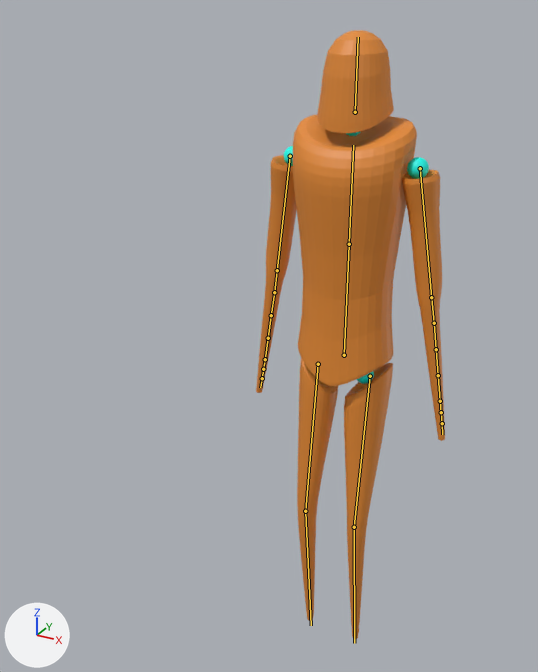
The Blender file demo_game/Character.blend as it was, and as the next commit left it.
Both versions are drawn from a 50 mm camera at (3.11, -7.52, 8.11) aimed at (-0.43, -1.08, 4.89). Every picture has the same lights, and +X, +Y and +Z are marked at lower left. Both versions are drawn at frame 1 of the action 'Telekinesis_animation'; the numbers are the values there. The bones that bend it are drawn over the model as lines.

In view in the first picture: 'Corpo_mesh'.
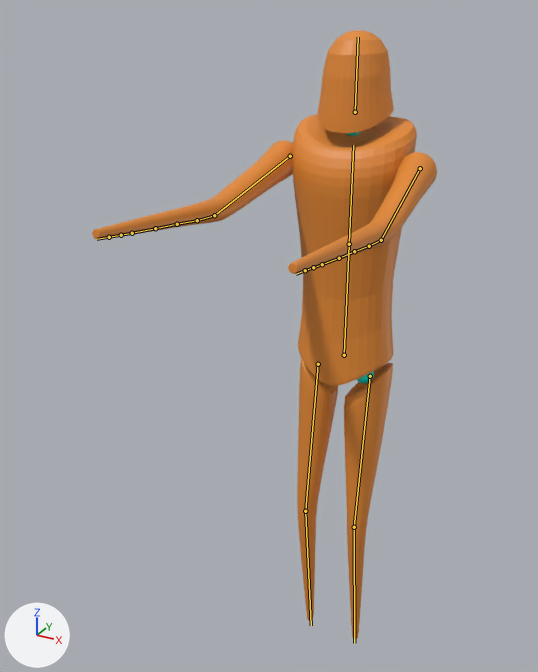
Commit message: Animazione Telekinesis (74 frame)

Changed parts and their boxes (x1, y1, x2, y2) in the pictures (538 x 672 px):
'Corpo_mesh', posed (82% wider): before (256, 30, 445, 639); after (92, 30, 437, 639)

The change in detail:
Bone 'Mano_IK.R' (bone_mano_ik_r) moves from (0.16, -1.34, 2.36) to (-1.69, 0.29, 1.64).
Bone 'Mano_IK.L' (bone_mano_ik_l) moves from (-0.16, -1.34, 2.36) to (1.69, 0.29, 1.64).
